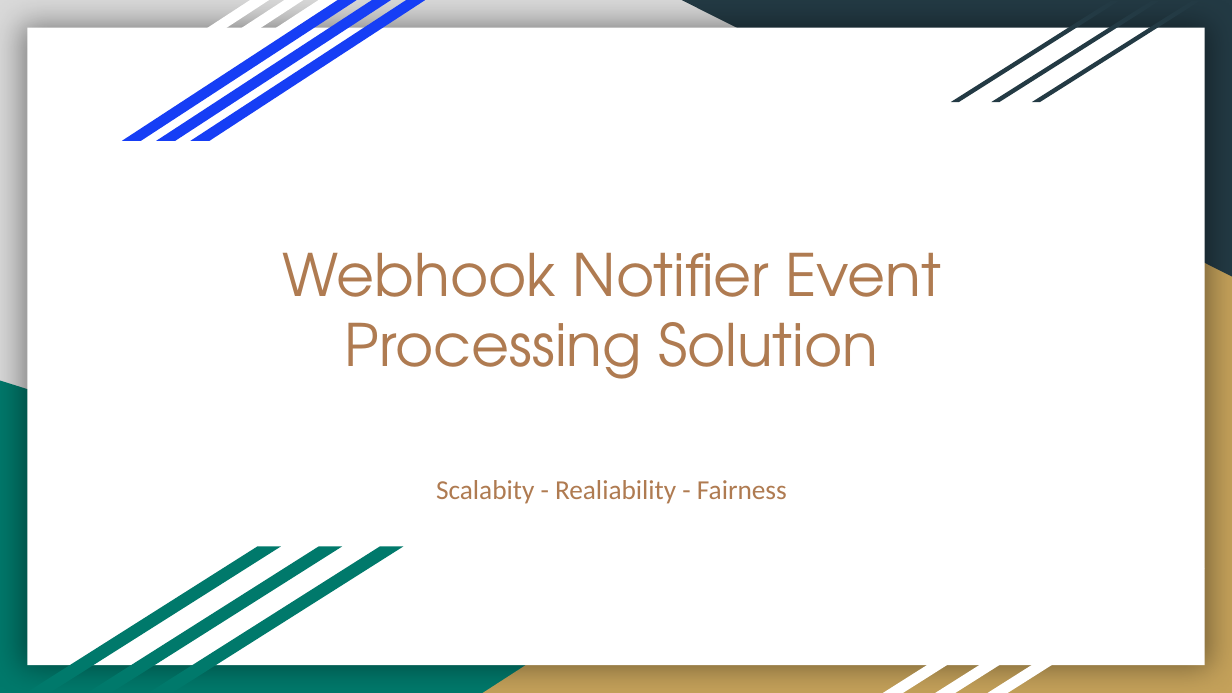
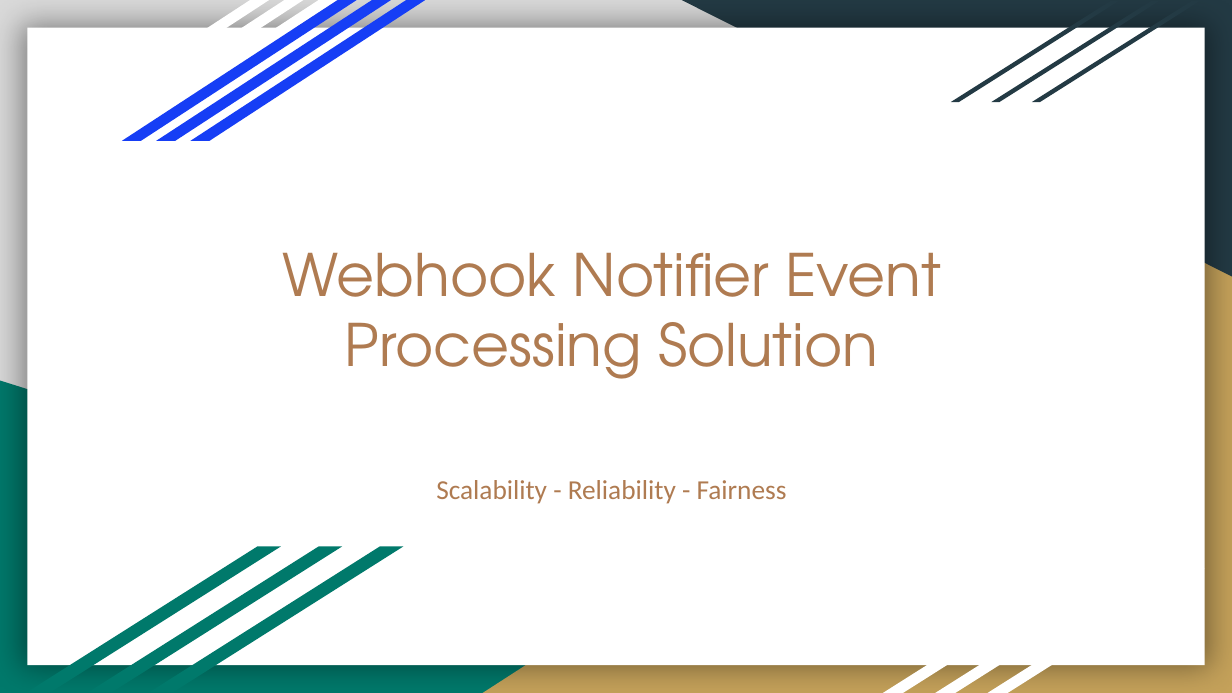
Before and after one commit to long-lehoang/event-processing-fairness, a slide deck: slide 1 of docs/Webhook Notifier Event Processing Solution.pptx. Drawn at 1232x693 pixels with LibreOffice and Linux fonts; fonts in the diff are those of the drawing. Boxes give left, top, right and bottom in pixels: in the first picture for what was removed or moved away, otherwise in the second. Text is boxed around its words. In the diff, an @@ line names an element or a change of style, - is before the commit and + after.

```diff
--- a/docs/Webhook Notifier Event Processing Solution.pptx
+++ b/docs/Webhook Notifier Event Processing Solution.pptx
@@ subtitle at [436,480,787,504]: text changed @@
-Scalabity - Realiability - Fairness
+Scalability - Reliability - Fairness
```
Also in this commit, not shown: 1 other slide changed, 15 other files.
